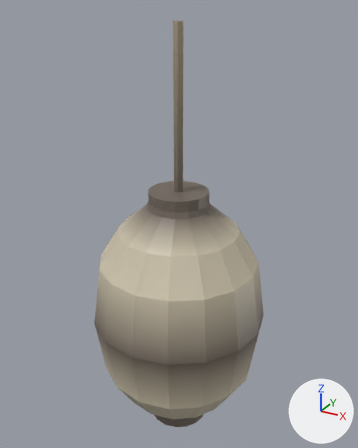
A saved change to the glTF model godot/assets/models/prop_chochin.glb.
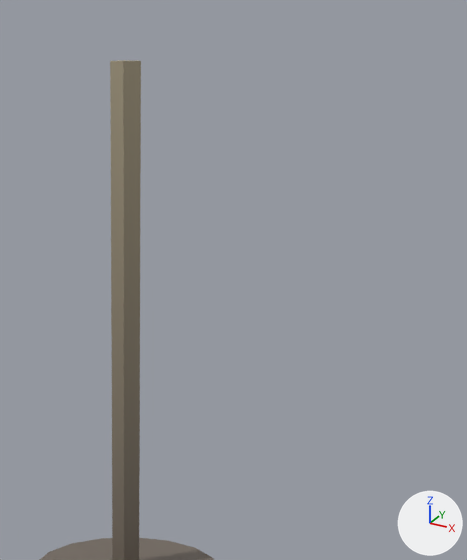
Each version is shown whole from a 50 mm lens placed at (0.425, -0.772, 0.322), pointed at (-0.008, 0.016, -0.072), then close up on the part from 38% to 82% of the width and 0% to 42% of the height. The lights are fixed; the arrows at lower right show +X, +Y and +Z. The older version's two pictures come first. Vertices at exactly the same position are counted once.

The first close-up shows 'prop_chochin'.
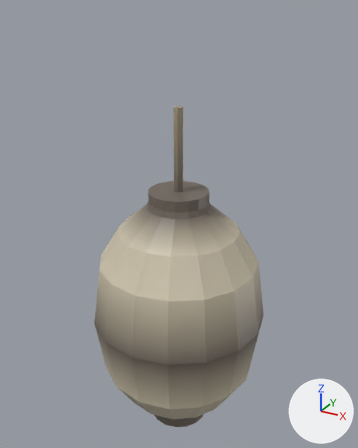
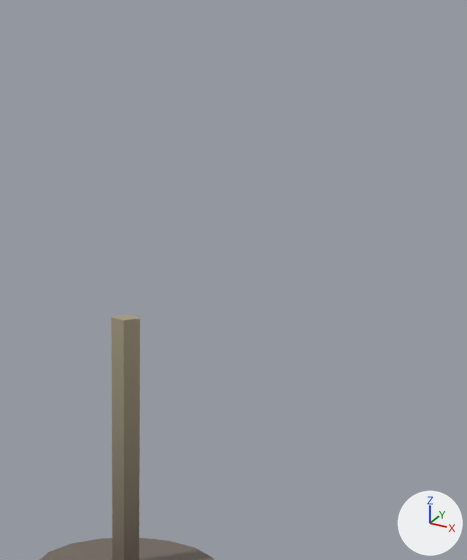
Location of each change, [x1, y1, x2, y2] in pixels of the close-ups (467 x 560 px; the box of a moved part takes in the faces that stretch with it):
```json
{"object": "prop_chochin", "change": "reshaped", "before": [40, 60, 214, 560], "after": [40, 315, 214, 560]}
{"part": 1, "of": "me_prop_chochin", "change": "moved or reshaped", "before": [110, 60, 141, 442], "after": [111, 315, 140, 442]}
```

Edits to the scene script, one JSON object a line:
```json
{"block": "me_prop_chochin", "where": "# used by ob_prop_chochin; location = (0.0, 0.0, 0.0)"}
{"block": "me_prop_chochin", "where": "# before: 208 (0.009, 0.0, 0.3) at pixel (140, 61), 209 (0.003, -0.009, 0.3) at pixel (123, 61), 210 (-0.007, -0.005, 0.3) at pixel (110, 61), 211 (-0.007, 0.005, 0.3) at pixel (119, 60), 212 (0.003, 0.009, 0.3) at pixel (138, 60)"}
{"op": "remove", "block": "me_prop_chochin", "code": "me_prop_chochin.from_pydata(...)  # 218 vertices, 420 faces; spans x -0.176..0.176, y -0.176..0.176, z -0.524..0.3"}
{"op": "add", "block": "me_prop_chochin", "code": "me_prop_chochin.from_pydata(...)  # 218 vertices, 420 faces; spans x -0.176..0.176, y -0.176..0.176, z -0.524..0.16"}
{"block": "me_prop_chochin", "change": "me_prop_chochin part 1"}
{"op": "add", "block": "me_prop_chochin", "code": "for i in [*range(208, 213)]: me_prop_chochin.vertices[i].co += Vector((0.0, 0.0, -0.14))"}
```
